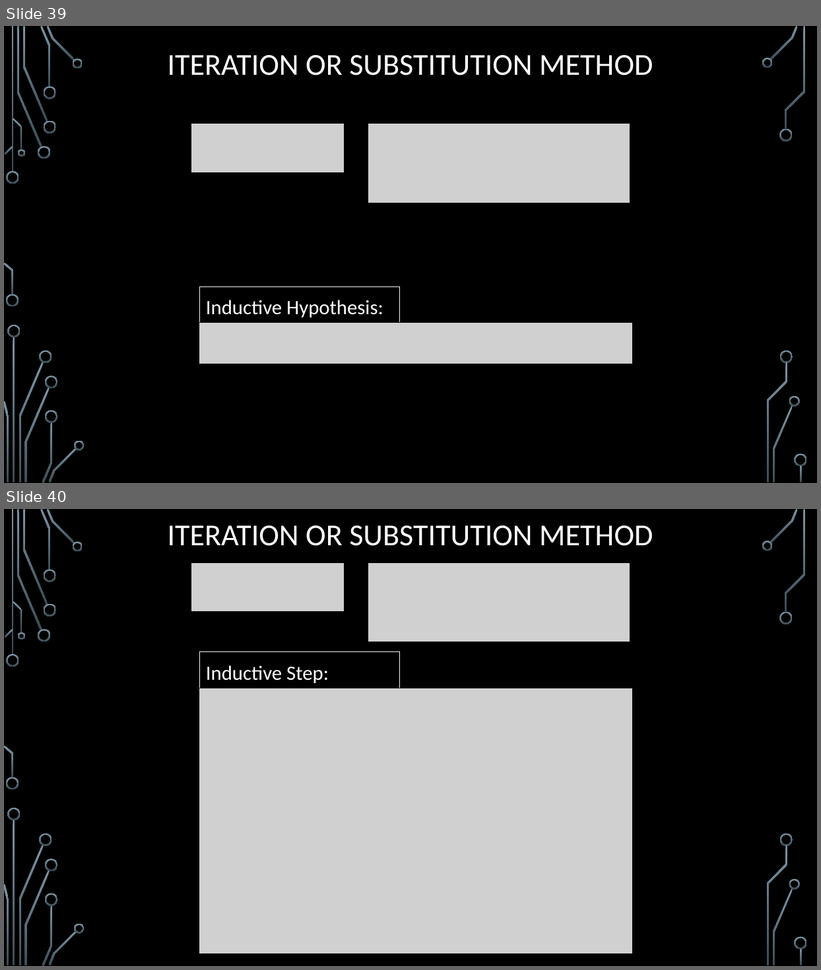
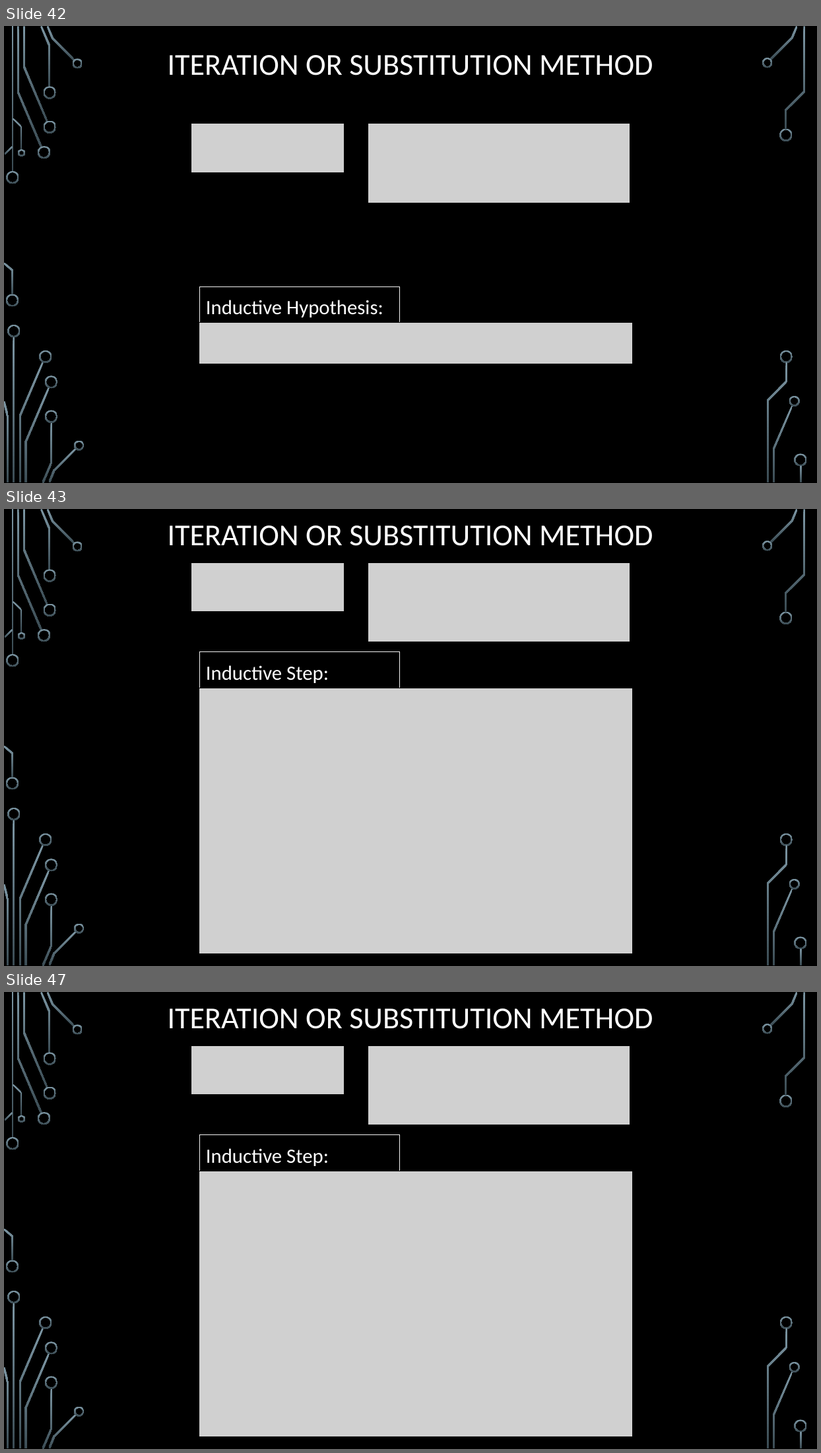
Before and after one commit to markfloryan/dsa2, a slide deck: slides/02-2-Recurrences.pptx. Shown one above the other, each under a label of ours: slides 39 and 40 before the commit, slides 42, 43 and 47 after it; the slides between them are not shown. The pictures are 821x970 and 821x1453 pixels, drawn with LibreOffice and Linux fonts; fonts in the diff are those of the drawing; grey boxes stand for pictures; background and template pictures are left out. Boxes give left, top, right and bottom in pixels: in the first picture for what was removed or moved away, otherwise in the second. Text is boxed around its words. In the diff, an @@ line names an element or a change of style, - is before the commit and + after.

```diff
--- a/slides/02-2-Recurrences.pptx
+++ b/slides/02-2-Recurrences.pptx
@@ slide 43 added at box(4, 509, 817, 966), background picture (left out); not listed: 36 template elements that a slide beside it also shows @@
@@ title added at box(168, 525, 653, 546), 36 pt, text #FFFFFF @@
+ITERATION OR SUBSTITUTION METHOD
@@ picture added at box(191, 562, 345, 612) @@
@@ picture added at box(368, 562, 630, 642) @@
@@ rectangle added at box(200, 652, 400, 689), outline #F2F2F2 0.75 pt, 24 pt, text #FFFFFF @@
+Inductive Step:
@@ picture added at box(199, 689, 633, 955) @@
@@ what was slide 39 is now slide 42 @@
@@ what was slide 40 is now slide 47 @@
```
Also in this commit, not shown: 2 slides changed, 6 other slides added, 1 other file.
